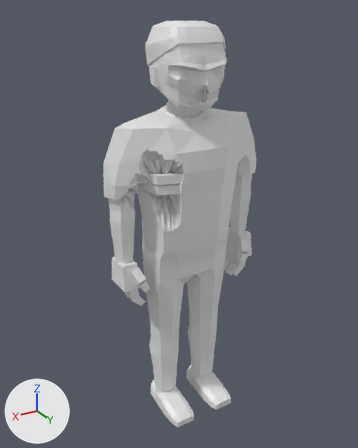
The glTF model assets/models/zombie_civilian_m_b2.glb as it was, and as the next commit left it.
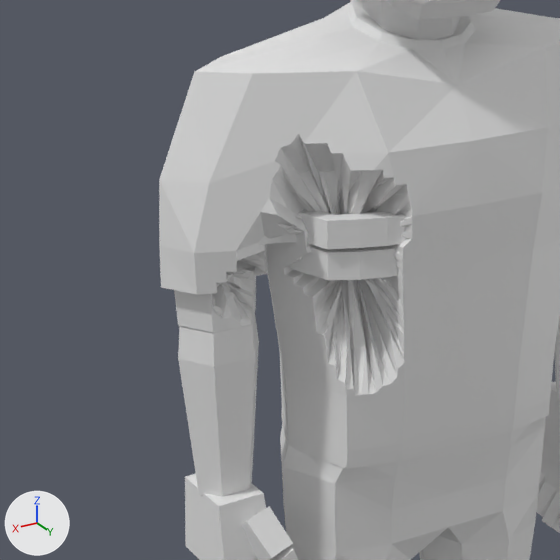
Each version appears first whole from a 50 mm lens placed at (1.164, 1.886, 1.975), pointed at (0.024, -0.014, 1.025), and next in a close-up on the part from 15% to 65% of the width and 23% to 63% of the height. The lights are fixed; the arrows at lower left show +X, +Y and +Z. The last two pictures show the newer version. Vertices at exactly the same position are counted once.

The first close-up shows 'zombie_civilian_m_b2'.
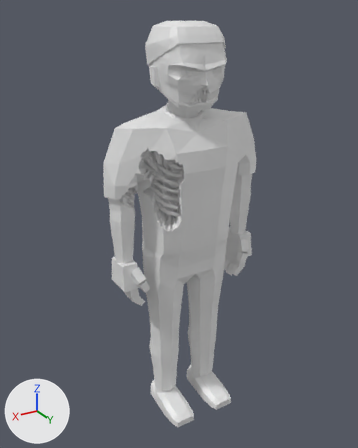
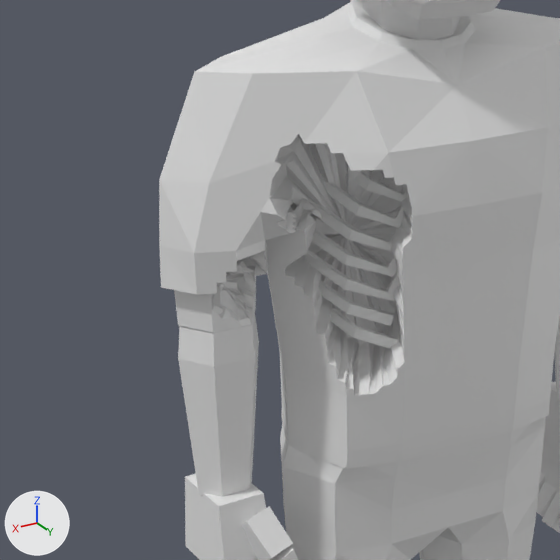
Location of each change, (x1, y1, x2, y2) in pixels of the close-ups (560 x 560 px; the box of a moved part takes in the faces that stretch with it):
part 1 of me_zombie_civilian_m_b2, added: after (347, 164, 406, 202)
part 2 of me_zombie_civilian_m_b2, added: after (315, 203, 398, 251)
part 3 of me_zombie_civilian_m_b2, added: after (312, 229, 397, 277)
part 4 of me_zombie_civilian_m_b2, added: after (318, 280, 394, 326)
part 5 of me_zombie_civilian_m_b2, added: after (322, 301, 399, 349)
part 6 of me_zombie_civilian_m_b2, moved or reshaped: before (211, 134, 412, 396); after (204, 134, 412, 396)

Edits to the bpy script that builds the scene:
```text
Change me_zombie_civilian_m_b2:
    used by ob_zombie_civilian_m_b2; location = (0.0, 0.0, 0.0)
    remove me_zombie_civilian_m_b2.from_pydata(...)  # 2426 vertices, 4690 faces; spans x -0.41..0.41, y -0.16..0.22, z 0.0..1.94
    add me_zombie_civilian_m_b2.from_pydata(...)  # 2632 vertices, 5058 faces; spans x -0.41..0.41, y -0.16..0.22, z 0.0..1.94
    me_zombie_civilian_m_b2 part 1: a new loose piece of 28 vertices spanning x 0.01..0.13, y -0.09..0.1, z 1.33..1.44
    me_zombie_civilian_m_b2 part 2: a new loose piece of 28 vertices spanning x 0.01..0.16, y -0.1..0.1, z 1.25..1.38
    me_zombie_civilian_m_b2 part 3: a new loose piece of 28 vertices spanning x 0.01..0.17, y -0.1..0.1, z 1.22..1.35
    me_zombie_civilian_m_b2 part 4: a new loose piece of 24 vertices spanning x 0.02..0.18, y -0.09..0.08, z 1.15..1.26
    me_zombie_civilian_m_b2 part 5: a new loose piece of 24 vertices spanning x 0.02..0.17, y -0.09..0.09, z 1.11..1.22
    me_zombie_civilian_m_b2 part 6: 241 vertices moved from x 0.1..0.36, y -0.03..0.13, z 1.12..1.39 to x 0.04..0.37, y -0.08..0.11, z 1.08..1.44; 131 vertices removed from x 0.04..0.36, y -0.12..0.15, z 1.14..1.36; 161 vertices added at x 0.01..0.38, y -0.1..0.11, z 0.92..1.47
    other edits to the shape of me_zombie_civilian_m_b2 do not show in these pictures
```
